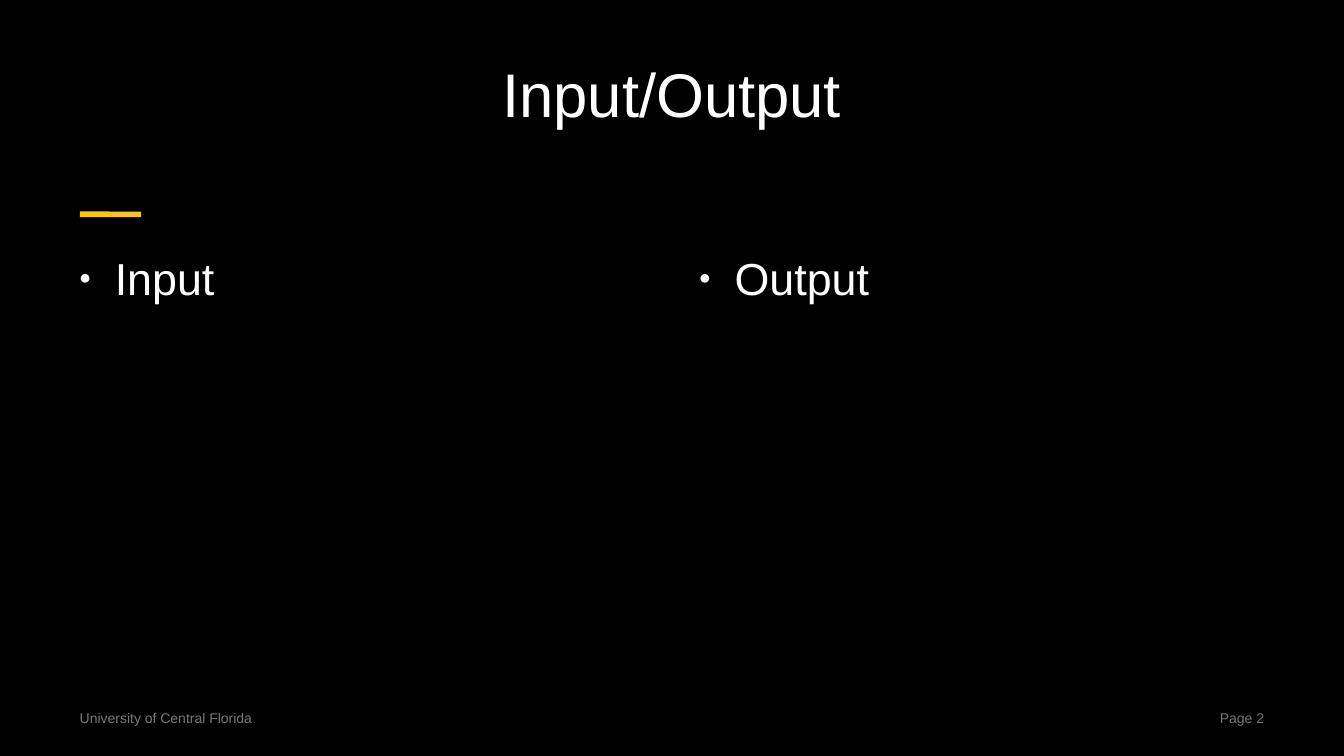
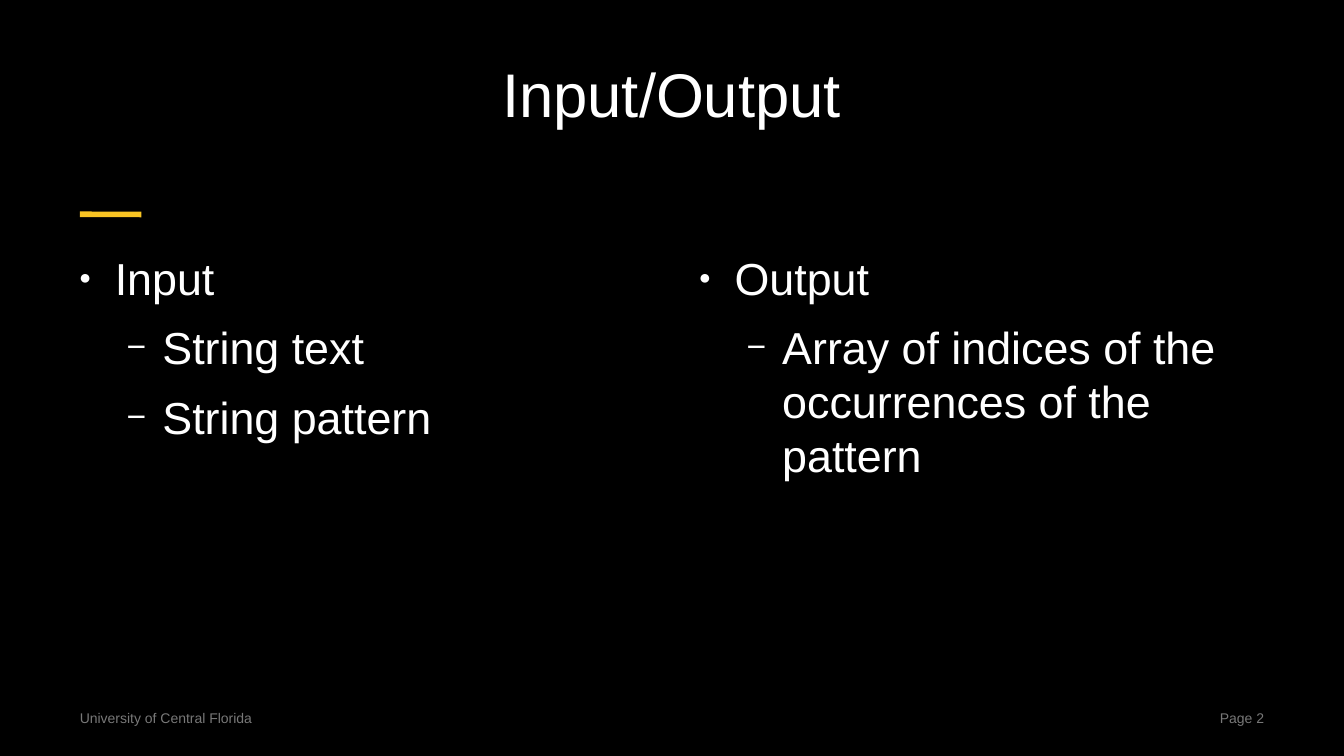
Before and after one commit to centuryhopper/Fall2022CourseContents, a slide deck: slide 2 of CAP6515/paper_presentation_files/rabin-karp-presentation.pptx. Drawn at 1344x756 pixels with LibreOffice and Linux fonts; fonts in the diff are those of the drawing. Boxes give left, top, right and bottom in pixels: in the first picture for what was removed or moved away, otherwise in the second. Text is boxed around its words. In the diff, an @@ line names an element or a change of style, - is before the commit and + after.

```diff
--- a/CAP6515/paper_presentation_files/rabin-karp-presentation.pptx
+++ b/CAP6515/paper_presentation_files/rabin-karp-presentation.pptx
@@ text at (162, 331, 431, 443): paragraphs added @@
+  − String text
+  − String pattern
@@ text at (782, 331, 1215, 481): paragraph added @@
+  − Array of indices of the occurrences of the pattern
```
Also in this commit, not shown: 2 slides added, 1 slide removed, 5 other files.
